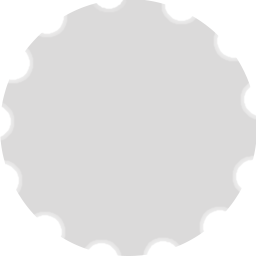
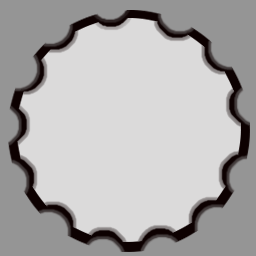
Before/after of a 256x256 layered artwork. What changed in the layer stack:
added layer "Ellipse 3 copy 3" above "Group 2" over [4, 10, 251, 252]
added layer "Layer 0 copy" above "Ellipse 3 copy" over [0, 0, 256, 256]
hid "Ellipse 3 copy" over [0, 0, 256, 256]
removed layer "Background" over [0, 0, 256, 256]
